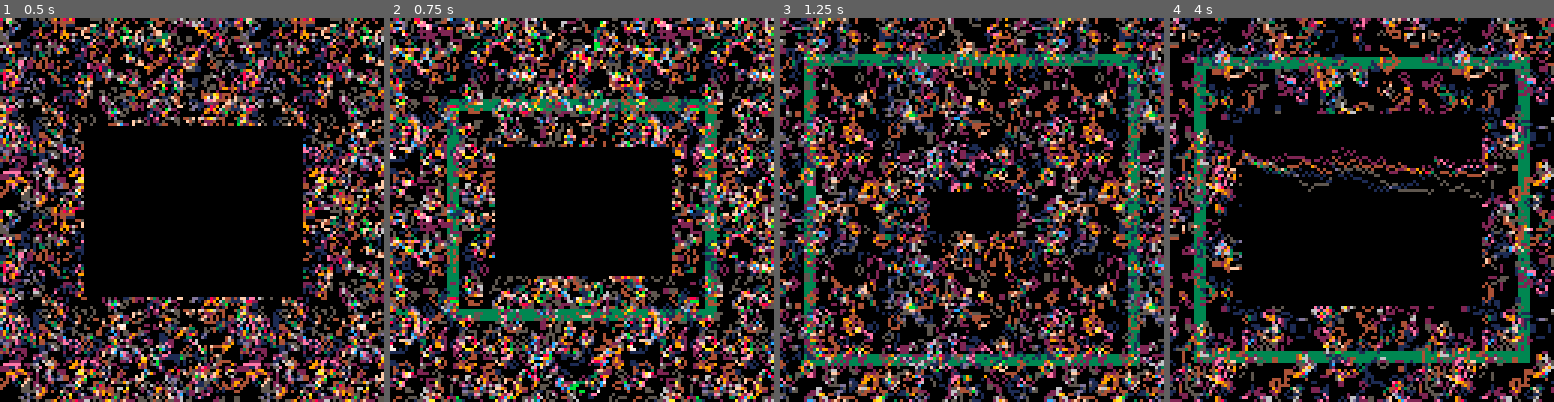
Above: before the commit, frames 1-4 (left to right).
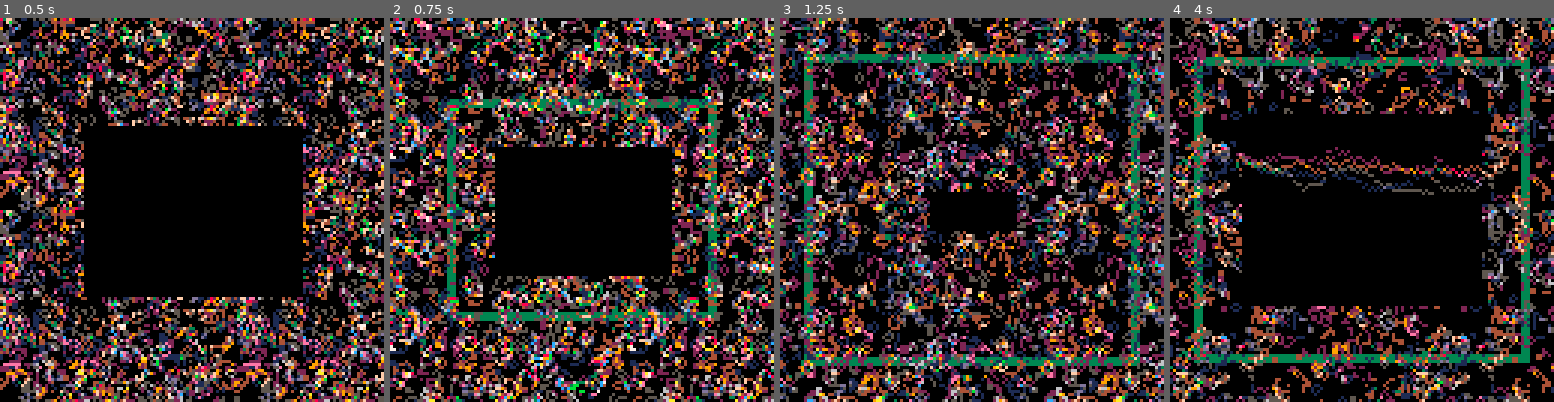
Above: after the commit, the same moments.

Repository: erwinbonsma/PicoGarden
Game: PICO-8 cartridge picogarden.p8
Same seed, same stepped clock (60 frames per second), same inputs: the game is played once before the commit and once after it.
Inputs:
- Up to frame 1 (0.5 s): tap X (X key) at 0.33 s
- Up to frame 2 (0.75 s): tap O (Z key) at 0.7 s
- Up to frame 3 (1.25 s): tap X (X key) at 1.07 s
- Up to frame 4 (4 s): hold Right 1.6-2.1 s; tap O (Z key) every 0.4 s from 1.7 to 3.7 s; tap X (X key) at 1.85, 2.97 s; hold Up 2.15-2.42 s; hold Right 2.47-3.03 s; hold Left 3.08-3.58 s; hold Down 3.63-3.97 s

Frame 1 is identical in both runs. In frame 2, 0.9% of the frame differs, in the area x 17-83%, y 23-77%; in frame 3, 1.0%; in frame 4, 40%, in the area x 0-100%, y 0-100%.

Commit message:
Avoid CPU overload

Diff:
--- a/picogarden.p8
+++ b/picogarden.p8
@@ -1058,14 +1058,14 @@
   state.revive_delta and
   c_dgreen or c_lpurple
  )
- for w=1,4 do
+ for w=1,3 do
   local y1=127-y0
   local x1=127-x0
-  for x=x0,x1 do
+  for x=max(x0,0),min(x1,127) do
    if (pget(x,y0)==0) pset(x,y0)
    if (pget(x,y1)==0) pset(x,y1)
   end
-  for y=y0+1,y1-1 do
+  for y=max(y0,0),min(y1,127) do
    if (pget(x0,y)==0) pset(x0,y)
    if (pget(x1,y)==0) pset(x1,y)
   end
